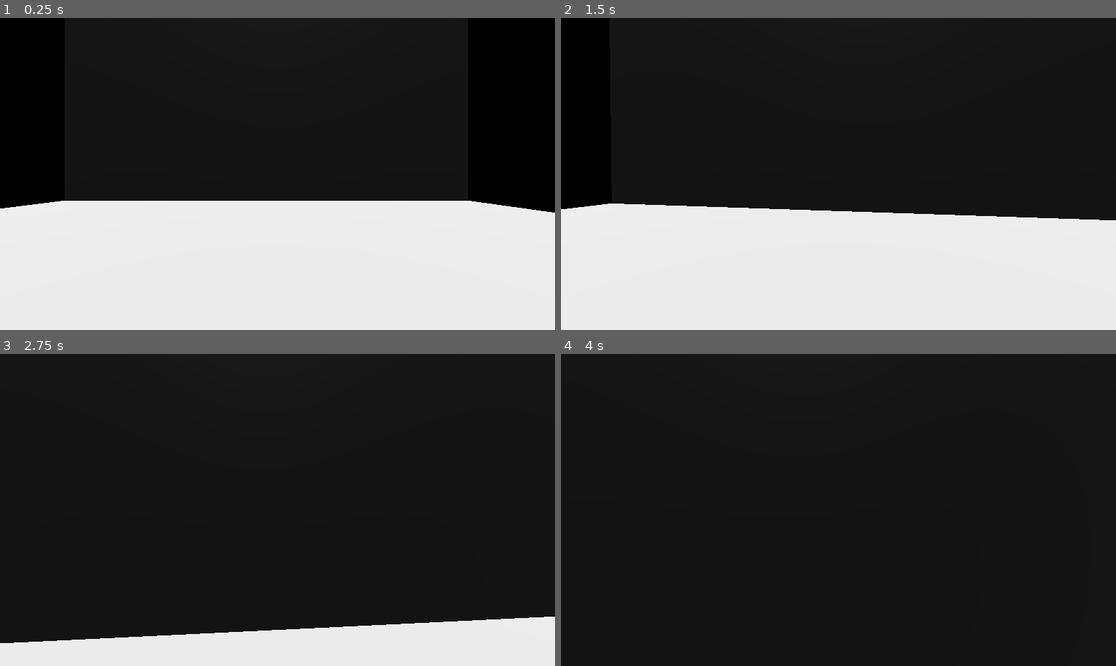
Above: before the commit, frames 1-4 (two rows, left to right).
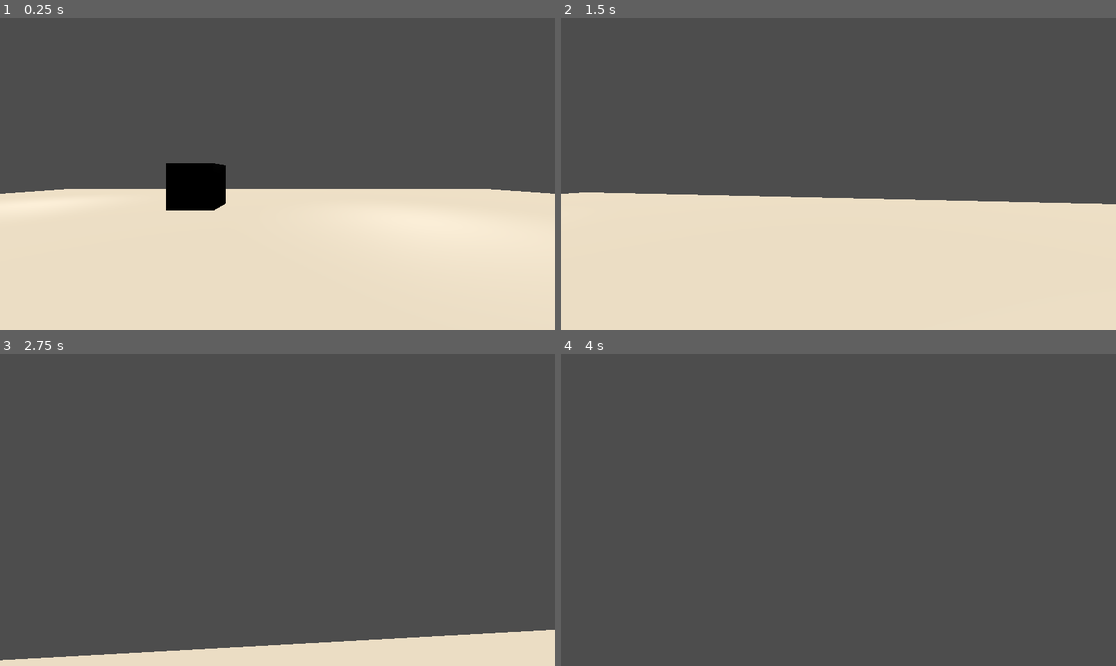
Above: after the commit, the same moments.

Repository: shadow-cove-studios/project-shift
Game: Godot game, scene res://node_3d.tscn
Two runs of this game, one before a commit and one after it. Both use one fixed random seed, a clock stepped at 60 frames per second and the inputs below.
Inputs (mouse positions are in pixels of both pictures, inside the frame that each line leads up to):
- Up to frame 1 (0.25 s): no input
- Up to frame 2 (1.5 s): tap Enter (ui_accept) at 0.5, 0.77 s; move the mouse to (866, 174) at 0.52 s; hold Shift (sprint, bound only after the commit) 0.53-1.28 s; hold W (up) from 0.53 s (still down); move the mouse to (810, 174) at 1.27 s; tap Shift (sprint, bound only after the commit) at 1.35 s
- Up to frame 3 (2.75 s): keep holding W (up); tap Enter (ui_accept) at 1.52 s; move the mouse to (288, 503) at 2.02 s; hold Shift (sprint, bound only after the commit) from 2.03 s (still down)
- Up to frame 4 (4 s): keep holding W (up); move the mouse to (832, 516) at 2.77 s; release Shift (sprint, bound only after the commit) at 2.78 s; tap Shift (sprint, bound only after the commit) at 2.85 s; tap Enter (ui_accept) at 3.02, 3.5, 3.77 s; move the mouse to (877, 513) at 3.52 s; hold Shift (sprint, bound only after the commit) from 3.53 s (still down)

The runs differ from the first frame. In frame 1, 98% of the frame differs, in the area x 0-100%, y 0-100%; in frame 2, 100%; in frame 3, 100%; in frame 4, 100%.

Commit message:
Added Movement

Diff:
--- a/projectshift/Player.gd
+++ b/projectshift/Player.gd
@@ -7,11 +7,21 @@
 #
 # Crash counter:0
 
-const SPEED = 5.0 #please, resist the urge to change this to 99999999
+var speed
+
+const WALK_SPEED = 4.0 #please, resist the urge to change this to 99999999
+const SPRINT_SPEED = 7.0
 const JUMP_VELOCITY = 5
 const SENSITIVITY = 0.003
 # Get the gravity from the project settings to be synced with RigidBody nodes.
 var gravity = 11
+
+#headbob variables
+var BOB_FREQ = 2.0
+var BOB_AMP = 0.08
+var t_bob = 0.0
+
+
 
 @onready var head = $Head
 @onready var camera = $Head/Camera3D
@@ -37,17 +47,32 @@
 	if Input.is_action_just_pressed("ui_accept") and is_on_floor():#this little param checker right there stops people from infjumping
 		velocity.y = JUMP_VELOCITY# please don't remove it
 
+	if Input.is_action_pressed("sprint"):
+		speed = SPRINT_SPEED
+	else:
+		speed = WALK_SPEED
+
 	# Get the input direction and handle the movement/deceleration.
 	var input_dir = Input.get_vector("left", "right", "up", "down")
 	var direction = (head.transform.basis * Vector3(input_dir.x, 0, input_dir.y)).normalized()
 	if direction:
-		velocity.x = direction.x * SPEED
-		velocity.z = direction.z * SPEED
+		velocity.x = direction.x * speed
+		velocity.z = direction.z * speed
 	else:
 		velocity.x = 0.0
 		velocity.z = 0.0
 
+	#head bob part that makes the head bob work ig
+	t_bob += delta *velocity.length() * float(is_on_floor())
+	camera.transform.origin = _headbob(t_bob)
+
 	move_and_slide()
 
 
+func _headbob(time) -> Vector3:
+	var pos = Vector3.ZERO
+	pos.y = sin(time * BOB_FREQ) * BOB_AMP +1
+	pos.x = sin(time * BOB_FREQ / 2) * BOB_AMP
+	return pos
+
 # hashtag only in ohios
--- a/projectshift/node_3d.tscn
+++ b/projectshift/node_3d.tscn
@@ -10,6 +10,8 @@
 
 [sub_resource type="BoxShape3D" id="BoxShape3D_daly2"]
 size = Vector3(1, 1, 0.484863)
+
+[sub_resource type="BoxMesh" id="BoxMesh_3dk0g"]
 
 [node name="Node3D" type="Node3D"]
 
@@ -28,7 +30,7 @@
 [node name="Head" type="Node3D" parent="CharacterBody3D"]
 
 [node name="Camera3D" type="Camera3D" parent="CharacterBody3D/Head"]
-transform = Transform3D(1, 0, 0, 0, 1, 0, 0, 0, 1, 0, 1.79587, 0)
+transform = Transform3D(1, 0, 0, 0, 1, 0, 0, 0, 1, 0.00603104, 1.82555, -0.00120008)
 
 [node name="Floor" type="MeshInstance3D" parent="."]
 transform = Transform3D(30, 0, 0, 0, -1.31134e-06, 30, 0, -30, -1.31134e-06, 0.017, 0, 0.204)
@@ -40,46 +42,23 @@
 transform = Transform3D(1, 0, 0, 0, 1, 3.55271e-15, 0, -3.55271e-15, 1, 0, 0, -0.24)
 shape = SubResource("BoxShape3D_daly2")
 
-[node name="wall" type="MeshInstance3D" parent="."]
-transform = Transform3D(30, 0, 0, 0, 30, 0, 0, 0, 30, 0, 4.075, -14.2742)
-mesh = SubResource("QuadMesh_deese")
+[node name="DirectionalLight3D" type="DirectionalLight3D" parent="."]
+transform = Transform3D(1, 0, 0, 0, -4.37114e-08, 1, 0, -1, -4.37114e-08, 0.00462723, 17.5783, -0.0503883)
+light_color = Color(0.996078, 0.937255, 0.831373, 1)
+light_energy = 2.75
 
-[node name="StaticBody3D" type="StaticBody3D" parent="wall"]
+[node name="MeshInstance3D" type="MeshInstance3D" parent="."]
+transform = Transform3D(1, 0, 0, 0, 1, 0, 0, 0, 1, -1.85007, 0.799871, -4.79019)
+mesh = SubResource("BoxMesh_3dk0g")
 
-[node name="CollisionShape3D" type="CollisionShape3D" parent="wall/StaticBody3D"]
-transform = Transform3D(1, 0, 0, 0, 1, 3.55271e-15, 0, -3.55271e-15, 1, 0, 0, -0.24)
-shape = SubResource("BoxShape3D_daly2")
+[node name="OmniLight3D" type="OmniLight3D" parent="."]
+transform = Transform3D(1, 0, 0, 0, 1, 0, 0, 0, 1, -8.66596, 2.29877, -7.13731)
 
-[node name="wall2" type="MeshInstance3D" parent="."]
-transform = Transform3D(-29.98, 0, -1.09617, 0, 30, 0, 1.09617, 0, -29.98, 0, 4.075, 14.9647)
-mesh = SubResource("QuadMesh_deese")
+[node name="OmniLight3D4" type="OmniLight3D" parent="."]
+transform = Transform3D(1, 0, 0, 0, 1, 0, 0, 0, 1, -8.8548, 2.29407, 3.71492)
 
-[node name="StaticBody3D" type="StaticBody3D" parent="wall2"]
+[node name="OmniLight3D2" type="OmniLight3D" parent="."]
+transform = Transform3D(1, 0, 0, 0, 1, 0, 0, 0, 1, 3.33692, 2.29011, -4.62888)
 
-[node name="CollisionShape3D" type="CollisionShape3D" parent="wall2/StaticBody3D"]
-transform = Transform3D(1, 0, 0, 0, 1, 3.55271e-15, 0, -3.55271e-15, 1, 0, 0, -0.24)
-shape = SubResource("BoxShape3D_daly2")
-
-[node name="wall3" type="MeshInstance3D" parent="."]
-transform = Transform3D(-1.31134e-06, 0, -30, 0, 30, 0, 30, 0, -1.31134e-06, 13.3927, 4.075, -0.395358)
-mesh = SubResource("QuadMesh_deese")
-
-[node name="StaticBody3D" type="StaticBody3D" parent="wall3"]
-
-[node name="CollisionShape3D" type="CollisionShape3D" parent="wall3/StaticBody3D"]
-transform = Transform3D(1, 0, 0, 0, 1, 3.55271e-15, 0, -3.55271e-15, 1, 0, 0, -0.24)
-shape = SubResource("BoxShape3D_daly2")
-
-[node name="wall4" type="MeshInstance3D" parent="."]
-transform = Transform3D(-1.31134e-06, 0, 30, 0, 30, 0, -30, 0, -1.31134e-06, -14.9706, 4.075, 0.659134)
-mesh = SubResource("QuadMesh_deese")
-
-[node name="StaticBody3D" type="StaticBody3D" parent="wall4"]
-
-[node name="CollisionShape3D" type="CollisionShape3D" parent="wall4/StaticBody3D"]
-transform = Transform3D(1, 0, 0, 0, 1, 3.55271e-15, 0, -3.55271e-15, 1, 0, 0, -0.24)
-shape = SubResource("BoxShape3D_daly2")
-
-[node name="DirectionalLight3D" type="DirectionalLight3D" parent="."]
-transform = Transform3D(1, 0, 0, 0, 0.00794113, 0.999968, 0, -0.999968, 0.00794113, 0, 41.8632, 0)
-light_energy = 2.743
+[node name="OmniLight3D3" type="OmniLight3D" parent="."]
+transform = Transform3D(1, 0, 0, 0, 1, 0, 0, 0, 1, 3.33692, 2.29011, 5.688)
--- a/projectshift/project.godot
+++ b/projectshift/project.godot
@@ -41,3 +41,8 @@
 "events": [Object(InputEventKey,"resource_local_to_scene":false,"resource_name":"","device":0,"window_id":0,"alt_pressed":false,"shift_pressed":false,"ctrl_pressed":false,"meta_pressed":false,"pressed":false,"keycode":0,"physical_keycode":83,"key_label":0,"unicode":0,"echo":false,"script":null)
 ]
 }
+sprint={
+"deadzone": 0.5,
+"events": [Object(InputEventKey,"resource_local_to_scene":false,"resource_name":"","device":0,"window_id":0,"alt_pressed":false,"shift_pressed":false,"ctrl_pressed":false,"meta_pressed":false,"pressed":false,"keycode":0,"physical_keycode":4194325,"key_label":0,"unicode":0,"echo":false,"script":null)
+]
+}
Not shown: 1 places in projectshift/node_3d.tscn that only renumber resources
